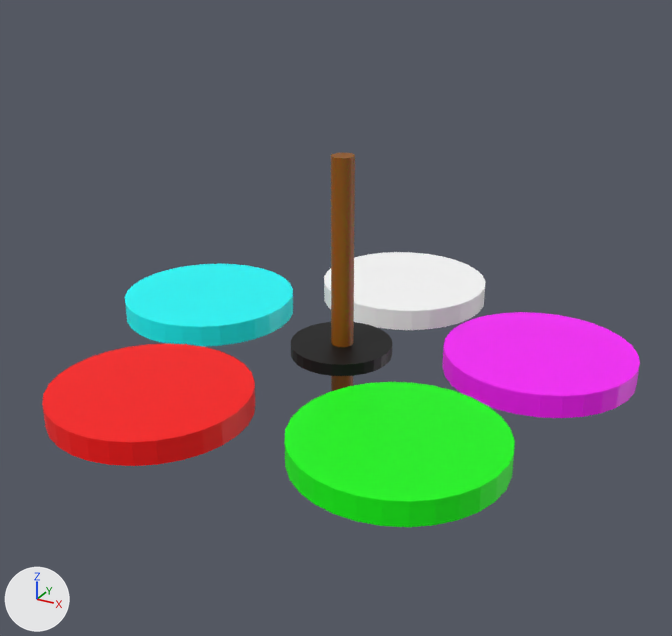
The FBX model Assets/Stage/World/World1/Stage_Rotation.fbx as it was, and as the next commit left it.
Both versions are drawn from a 50 mm lens placed at (0.572, -1.06, 0.583), pointed at (-0.029, 0.033, 0.037). Arrows for +X, +Y and +Z are at lower left; the lights stay in place. Where no turn or scale is listed for an object, it has been applied to the vertices. Vertices at the same position are counted once.

Objects in the first picture: 'group24_pasted__group21_pasted__pasted__group20_pasted__pasted__pasted__group19_pasted__pasted__pasted__pasted__pCylinder1'.
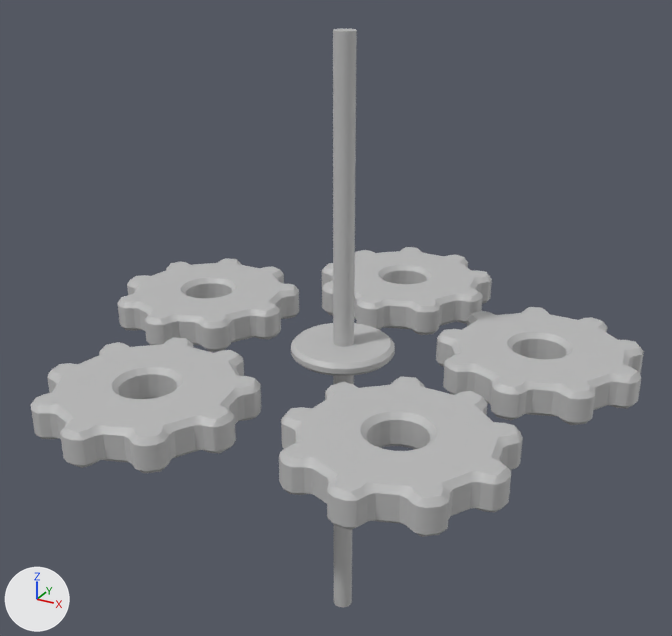
Diff of the bpy script that builds the scene:
```diff
--- a/Assets/Stage/World/World1/Stage_Rotation.fbx.py
+++ b/Assets/Stage/World/World1/Stage_Rotation.fbx.py
@@ mat_lambert1 @@
+mat_lambert1 = principled_material('lambert1')
+mat_lambert1.base_color = (0.5, 0.5, 0.5)  # grey #bcbcbc
@@ me_mesh @@
 # used by ob_group24_pasted__group21_pasted__pasted__group20_pasted__pasted__pasted__group19_pasted__pasted__pasted__pasted__pcylinder1; location = (0.0, 0.0, 0.009)
-me_mesh.from_pydata(...)  # 434 vertices, 840 faces; spans x -0.421..0.387, y -0.367..0.415, z -0.267..0.28
-me_mesh.materials.append(mat_lambert27)  # cyan #00ffff
-me_mesh.materials.append(mat_lambert28)  # white #ffffff
-me_mesh.materials.append(mat_lambert29)  # pink #ff00ff
-me_mesh.materials.append(mat_lambert30)  # black #000000
-me_mesh.materials.append(mat_lambert31)  # brown #935400
-me_mesh.materials.append(mat_lambert32)  # red #ff0000
-me_mesh.materials.append(mat_lambert33)  # green #00ff00
+me_mesh.from_pydata(...)  # 3122 vertices, 6236 faces; spans x -0.414..0.414, y -0.401..0.401, z -0.446..0.446
+# me_mesh part 1: a new loose piece, a 20-sided cylinder along z spanning x 0.005..0.035, y -0.035..-0.005, z -0.446..0.446, in mat_lambert1 (grey #bcbcbc)
+# me_mesh part 2: the loose piece of 62 vertices spanning x -0.421..-0.15, y -0.06..0.209, z -0.029..0.003 is rebuilt with 576 vertices and now spans x -0.414..-0.124, y -0.093..0.193, z -0.028..0.02, in mat_lambert1 (grey #bcbcbc)
+# me_mesh part 3: the loose piece of 62 vertices spanning x 0.041..0.312, y -0.321..-0.051, z -0.028..0.005 is rebuilt with 576 vertices and now spans x 0.05..0.34, y -0.355..-0.069, z -0.028..0.02, in mat_lambert1 (grey #bcbcbc)
+# me_mesh part 4: the loose piece of 62 vertices spanning x -0.294..-0.023, y -0.367..-0.097, z -0.029..0.003 is rebuilt with 576 vertices and now spans x -0.288..0.002, y -0.401..-0.116, z -0.028..0.02, in mat_lambert1 (grey #bcbcbc)
+# me_mesh part 5: the loose piece of 62 vertices spanning x -0.075..0.071, y -0.072..0.073, z -0.008..0.009 is rebuilt with 200 vertices and now spans x -0.056..0.093, y -0.094..0.054, z -0.001..0.018, in mat_lambert1 (grey #bcbcbc)
+# me_mesh part 6: the loose piece of 62 vertices spanning x 0.116..0.387, y -0.013..0.257, z -0.029..0.004 is rebuilt with 576 vertices and now spans x 0.124..0.414, y -0.046..0.24, z -0.028..0.02, in mat_lambert1 (grey #bcbcbc)
+# me_mesh part 7: the loose piece of 62 vertices spanning x -0.169..0.102, y 0.146..0.415, z -0.029..0.004 is rebuilt with 576 vertices and now spans x -0.161..0.13, y 0.116..0.401, z -0.028..0.02, in mat_lambert1 (grey #bcbcbc)
+# me_mesh part 8
+# 62 vertices are removed from x -0.016..0.016, y -0.016..0.016, z -0.267..0.28
+# 120 faces are deleted
+me_mesh.materials.append(mat_lambert1)  # grey #bcbcbc
@@ ob_group24_pasted__group21_pasted__pasted__group20_pasted__pasted__pasted__group19_pasted__pasted__pasted__pasted__pcylinder1 @@
 ob_group24_pasted__group21_pasted__pasted__group20_pasted__pasted__pasted__group19_pasted__pasted__pasted__pasted__pcylinder1 = bpy.data.objects.new('group24_pasted__group21_pasted__pasted__group20_pasted__pasted__pasted__group19_pasted__pasted__pasted__pasted__pCylinder1', me_mesh)
-ob_group24_pasted__group21_pasted__pasted__group20_pasted__pasted__pasted__group19_pasted__pasted__pasted__pasted__pcylinder1.location = (0.0, 0.0, 0.009)
+ob_group24_pasted__group21_pasted__pasted__group20_pasted__pasted__pasted__group19_pasted__pasted__pasted__pasted__pcylinder1.location = (-0.018, 0.02, 0.0)
```

Boxes [x1, y1, x2, y2] around the edits, measured in the pictures (672 x 636 px):
'group24_pasted__group21_pasted__pasted__group20_pasted__pasted__pasted__group19_pasted__pasted__pasted__pasted__pCylinder1', reshaped, moved (54% taller): before [42, 153, 640, 527]; after [31, 29, 644, 607]
part 1 of me_mesh, added: after [333, 29, 357, 607]
part 2 of me_mesh, rebuilt (8% wider, 13% taller): before [125, 264, 293, 347]; after [118, 258, 299, 352]
part 3 of me_mesh, rebuilt (10% taller): before [284, 382, 515, 527]; after [279, 377, 523, 537]
part 4 of me_mesh, rebuilt (8% wider, 10% taller): before [42, 343, 255, 466]; after [31, 338, 261, 473]
part 5 of me_mesh, rebuilt: before [291, 322, 392, 376]; after [291, 323, 395, 376]
part 6 of me_mesh, rebuilt (11% taller): before [442, 312, 640, 418]; after [436, 307, 644, 425]
part 7 of me_mesh, rebuilt (13% taller): before [324, 252, 486, 330]; after [322, 247, 492, 335]
part 8 of me_mesh, deleted (brown): before [331, 153, 355, 391]
